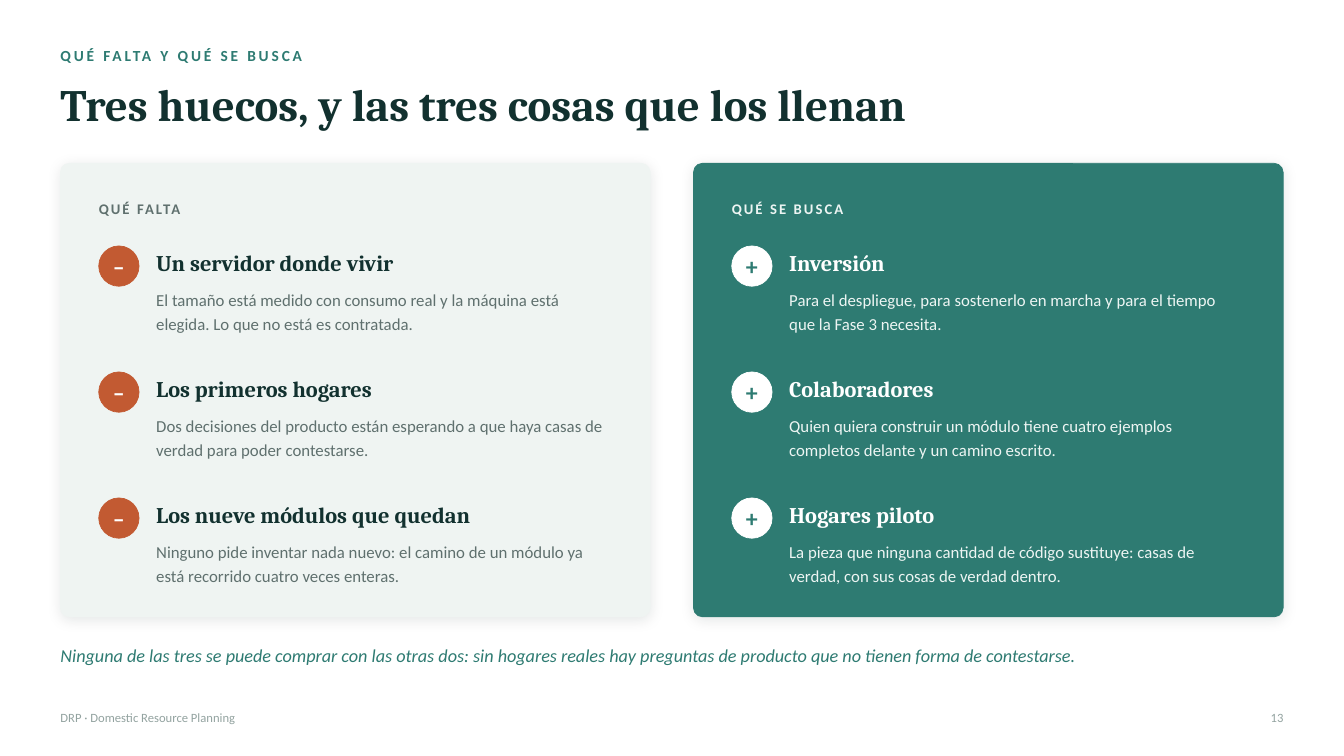
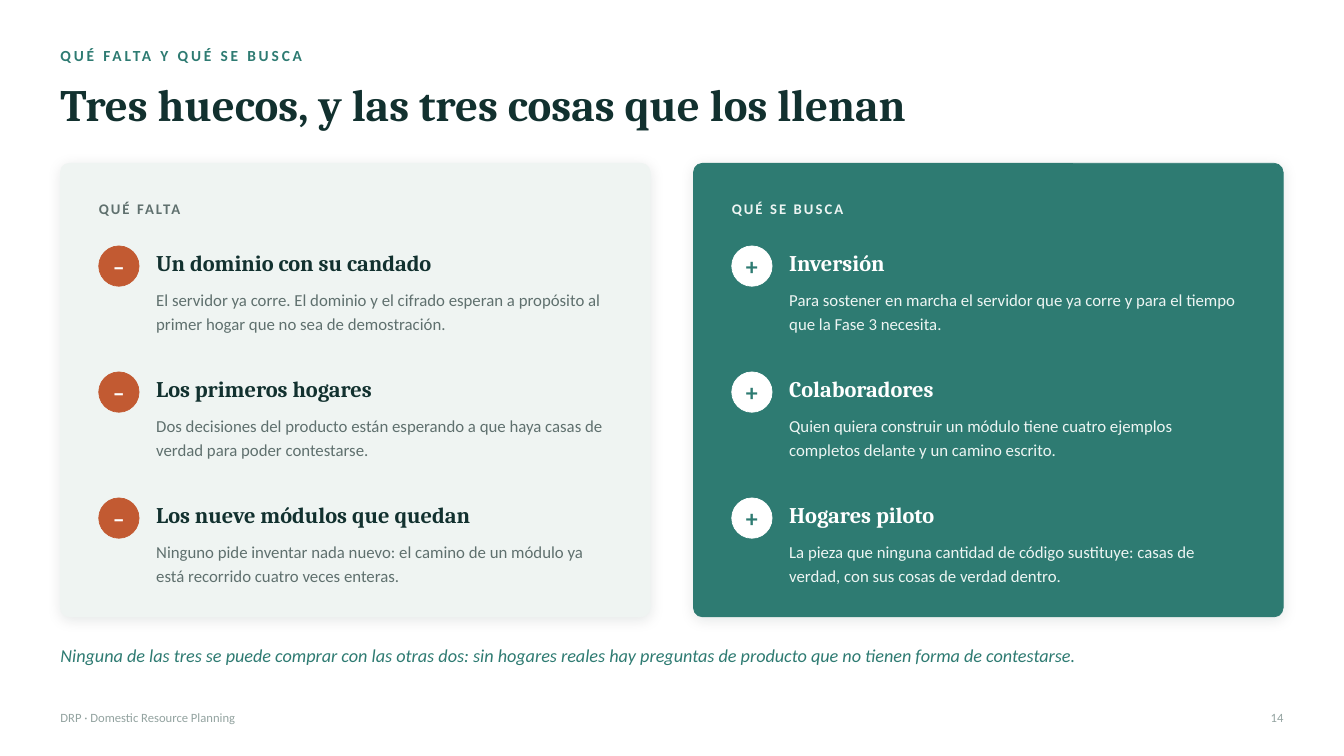
Before and after one commit to kikescribano/domestic_resource_planning, a slide deck: slide 15 of docs/common/marketing/presentations/DRP-comercial.pptx (slide 14 before the commit). Drawn at 1344x756 pixels with LibreOffice and Linux fonts; fonts in the diff are those of the drawing. Boxes give left, top, right and bottom in pixels: in the first picture for what was removed or moved away, otherwise in the second. Text is boxed around its words. In the diff, an @@ line names an element or a change of style, - is before the commit and + after.

```diff
--- a/docs/common/marketing/presentations/DRP-comercial.pptx
+++ b/docs/common/marketing/presentations/DRP-comercial.pptx
@@ text at bbox=[156, 255, 431, 271]: text changed @@
-Un servidor donde vivir
+Un dominio con su candado
@@ text at bbox=[156, 294, 600, 333]: text changed @@
-El tamaño está medido con consumo real y la máquina está elegida. Lo que no está es contratada.
+El servidor ya corre. El dominio y el cifrado esperan a propósito al primer hogar que no sea de demostración.
@@ text at bbox=[789, 294, 1235, 333]: text changed @@
-Para el despliegue, para sostenerlo en marcha y para el tiempo que la Fase 3 necesita.
+Para sostener en marcha el servidor que ya corre y para el tiempo que la Fase 3 necesita.
@@ text at bbox=[1271, 714, 1284, 722]: text changed @@
-13
+14
```
Also in this commit, not shown: 7 other slides changed, 1 slide added, 18 other files.
